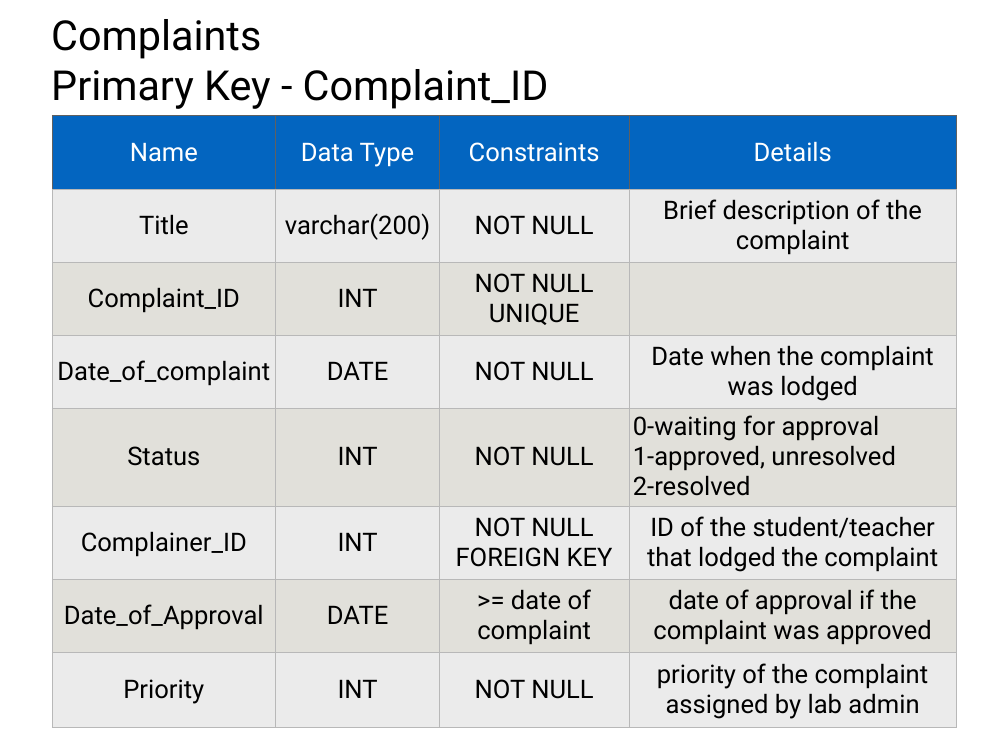
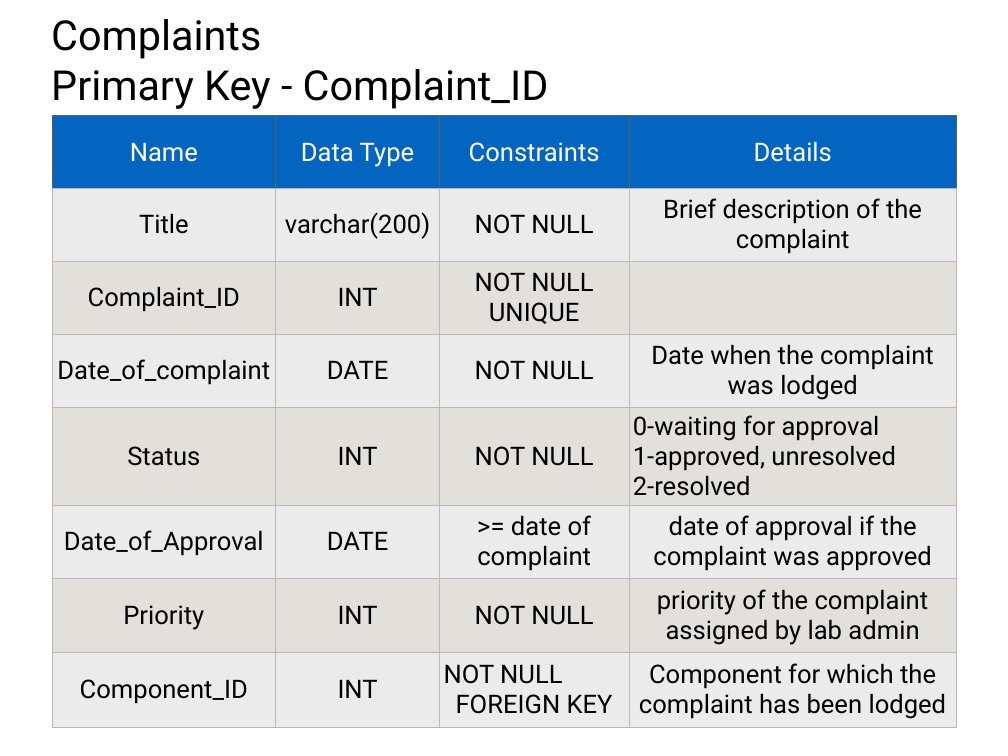
Before and after one commit to SanketSKasar/VJTI-DBA-Project, a slide deck: slide 18 of ProjectDetails/Presentation.pptx. Drawn at 1008x756 pixels with LibreOffice and Linux fonts; fonts in the diff are those of the drawing. Boxes give left, top, right and bottom in pixels: in the first picture for what was removed or moved away, otherwise in the second. Text is boxed around its words. In the diff, an @@ line names an element or a change of style, - is before the commit and + after.

Commit message:
presentation updated

```diff
--- a/ProjectDetails/Presentation.pptx
+++ b/ProjectDetails/Presentation.pptx
@@ table at bbox=[52, 116, 957, 727] @@
-row 6: Complainer_ID | INT | NOT NULL / FOREIGN KEY | ID of the student/teacher that lodged the complaint
+row 8: Component_ID | INT | NOT NULL FOREIGN KEY | Component for which the complaint has been lodged
```
Also in this commit, not shown: 7 other slides changed, 1 other file.
